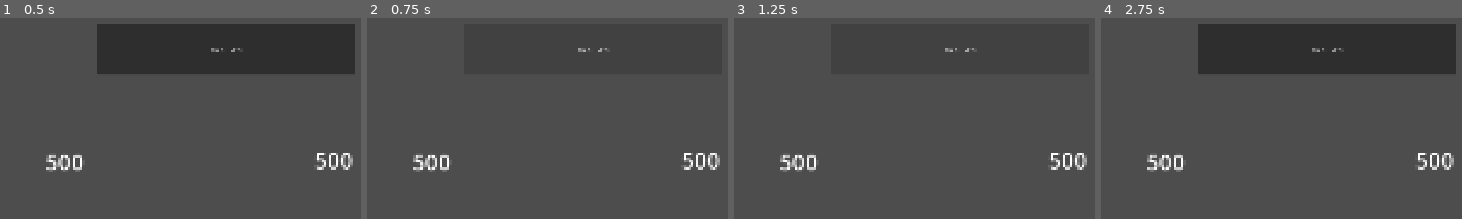
Above: before the commit, frames 1-4 (left to right).
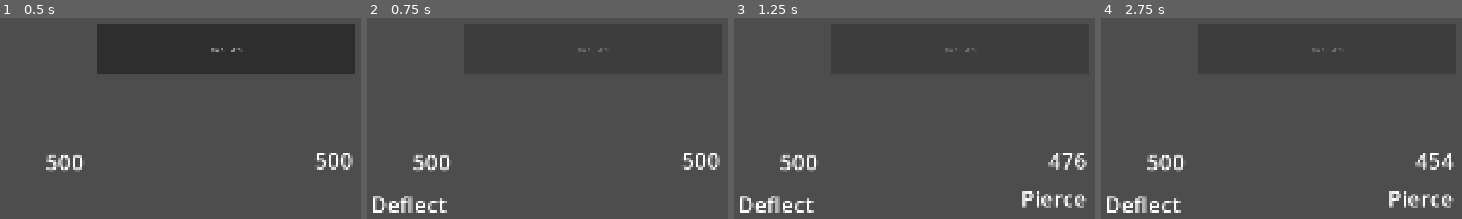
Above: after the commit, the same moments.

Repository: AztecGameLab/LongTermGame10
Game: Godot game, scene res://workspaces/Idan/Idan-main.tscn
The game is run twice, just before and just after one commit, with the same random seed, the same clock (stepped at 60 frames per second) and the same inputs. This scene is started directly instead of the project's main scene.
Inputs (mouse positions are in pixels of both pictures, inside the frame that each line leads up to):
- Up to frame 1 (0.5 s): no input
- Up to frame 2 (0.75 s): click "Run Turn" at 0.5 s
- Up to frame 3 (1.25 s): no input
- Up to frame 4 (2.75 s): tap Enter at 1.25 s; move the mouse to (outside the picture) at 1.27 s; hold D 1.28-2 s; tap Z at 1.35 s; click (outside the picture) at 1.42 s; tap Space at 2 s; drag from (1198, 218) to (outside the picture) at 2.02 s

Frame 1 is identical in both runs. In frame 2, 1.0% of the frame differs, in the area x 1-67%, y 14-98%; in frame 3, 2.2%, in the area x 1-98%, y 14-98%; in frame 4, 2.1%.

Commit message:
Fix issue with deflect (#10)
Fix some bugs relating to the `deflect` ability and status effect.

Diff:
--- a/resources/status_effects/deflect.tres
+++ b/resources/status_effects/deflect.tres
@@ -5,41 +5,42 @@
 [ext_resource type="Script" uid="uid://d0uvf6jnorxpw" path="res://scripts/status_effects/status_effect_trigger.gd" id="3_o1wbo"]
 [ext_resource type="Script" uid="uid://da04mqqqleenk" path="res://scripts/ability/action/damage_taken_based_attack_action.gd" id="4_rp0ri"]
 
-[sub_resource type="Resource" id="Resource_8r6gs"]
+[sub_resource type="Resource" id="Resource_ppiix"]
 script = ExtResource("1_8r6gs")
 modifier_field = 1
 modifier_type = 1
-modifier_amount = -0.009999999999990905
-metadata/_graph_x = 754.5
-metadata/_graph_y = 279.5
-metadata/_graph_w = 536.0
-metadata/_graph_h = 202.0
+modifier_amount = -0.01
+metadata/_custom_type_script = "uid://w6h7oqtjl61k"
 
-[sub_resource type="Resource" id="Resource_o1wbo"]
+[sub_resource type="Resource" id="Resource_rp0ri"]
 script = ExtResource("4_rp0ri")
 override_target = true
 action_target = 2
-metadata/_graph_x = 1360.0
-metadata/_graph_y = 440.0
+metadata/_custom_type_script = "uid://da04mqqqleenk"
+metadata/_graph_x = 0.0
+metadata/_graph_y = 0.0
 metadata/_graph_w = 527.0
 metadata/_graph_h = 244.0
 
-[sub_resource type="Resource" id="Resource_ppiix"]
+[sub_resource type="Resource" id="Resource_o1wbo"]
 script = ExtResource("3_o1wbo")
 trigger_type = 2
-action = SubResource("Resource_o1wbo")
-metadata/_graph_x = 816.5
-metadata/_graph_y = 594.5
+action = SubResource("Resource_rp0ri")
+metadata/_custom_type_script = "uid://d0uvf6jnorxpw"
+metadata/_graph_x = 0.0
+metadata/_graph_y = 0.0
 metadata/_graph_w = 378.0
 metadata/_graph_h = 148.0
 
 [resource]
 script = ExtResource("2_rp0ri")
-duration_turns = 1
+base_modifiers = Array[ExtResource("1_8r6gs")]([SubResource("Resource_ppiix")])
+triggers = Array[ExtResource("3_o1wbo")]([SubResource("Resource_o1wbo")])
+duration_turns = 2
 name = "deflect"
 effect_type = 0
 metadata/_custom_type_script = "uid://bfrfeh04xxg16"
-metadata/_graph_x = 80.0
+metadata/_graph_x = 60.0
 metadata/_graph_y = 180.0
 metadata/_graph_w = 422.0
-metadata/_graph_h = 562.0
+metadata/_graph_h = 616.0
--- a/resources/status_effects/heal_over_time.tres
+++ b/resources/status_effects/heal_over_time.tres
@@ -5,16 +5,6 @@
 [ext_resource type="Script" uid="uid://c2ci25gmhnb4w" path="res://scripts/status_effects/status_effect_stack.gd" id="2_nrql3"]
 [ext_resource type="Script" uid="uid://d0uvf6jnorxpw" path="res://scripts/status_effects/status_effect_trigger.gd" id="3_a7ryv"]
 [ext_resource type="Script" uid="uid://c84i4tkx4t6au" path="res://scripts/ability/action/heal_action.gd" id="5_80fsd"]
-
-[sub_resource type="Resource" id="Resource_mh6xj"]
-script = ExtResource("1_0yoec")
-modifier_field = 4
-modifier_type = 1
-modifier_amount = 0.10000000000002274
-metadata/_graph_x = 800.0
-metadata/_graph_y = 40.0
-metadata/_graph_w = 357.0
-metadata/_graph_h = 144.0
 
 [sub_resource type="Resource" id="Resource_nr16a"]
 script = ExtResource("5_80fsd")
--- a/scripts/ability/action/abstracts/target_action.gd
+++ b/scripts/ability/action/abstracts/target_action.gd
@@ -14,9 +14,21 @@
 func resolve_targets(context: ActionContext) -> Array[BattleCharacter]:
 	if not override_target:
 		return [context.target]
-	return BattleManager.get_targets(
-		context.source,
-		context.battle.get_allies(context.source),
-		context.battle.get_enemies(context.source),
-		action_target
-	)
+	if context.source != null:
+		return BattleManager.get_targets(
+			context.source,
+			context.battle.get_allies(context.source),
+			context.battle.get_enemies(context.source),
+			action_target
+		)
+	else:
+		# FIXME: I'm not sure what the actual best thing to do here.
+		#
+		# This makes it so that status effect actions pick the target from the perspective
+		# of the attached character, which makes them work for what we need.
+		return BattleManager.get_targets(
+			context.target,
+			context.battle.player_team,
+			context.battle.boss_team,
+			action_target
+		)
--- a/scripts/ability/action/damage_taken_based_attack_action.gd
+++ b/scripts/ability/action/damage_taken_based_attack_action.gd
@@ -7,7 +7,7 @@
 
 func run(context: ActionContext) -> void:
 	# Retrieve the container from the context
-	var container = context.status_container
+	var container = context.container
 
 	# Verify the container exists and has the expected damage key
 	if not container or not container.custom_state.has(DamageTakenBasedStatusEffect.DAMAGE_KEY):
--- a/scripts/battle_logic/battle_character.gd
+++ b/scripts/battle_logic/battle_character.gd
@@ -184,7 +184,7 @@
 
 func on_attacked(attackContext: AttackContext):
 	for instance in _status_effects:
-		instance.on_attacked(attackContext)
+		await instance.on_attacked(attackContext)
 
 # --- Internals ---
 
--- a/scripts/battle_logic/battle_manager.gd
+++ b/scripts/battle_logic/battle_manager.gd
@@ -44,7 +44,7 @@
 		BaseAbility.TargetType.ALL_TEAMMATES_EXCLUDE_SELF:
 			targets = source_team.filter(func(teammate): return teammate != source)
 		BaseAbility.TargetType.ATTACKER:
-			if source.last_attacker and source.last_attacker.alive:
+			if source and source.last_attacker and source.last_attacker.alive:
 				targets = [source.last_attacker]
 		BaseAbility.TargetType.ENEMY:
 			var alive_enemies := target_team.filter(func(enemy): return enemy.alive)
--- a/scripts/status_effects/base_status_effect.gd
+++ b/scripts/status_effects/base_status_effect.gd
@@ -36,8 +36,8 @@
 
 ## Called when the attached character is succesfully targeted by an attack.
 ## By default, it runs any associated ON_ATTACKED triggers.
-func on_attacked(context: AttackContext, container: StatusEffectContainer) -> void:
-	run_triggers(StatusEffectTrigger.Type.ON_ATTACKED, container)
+func on_attacked(_context: AttackContext, container: StatusEffectContainer) -> void:
+	await run_triggers(StatusEffectTrigger.Type.ON_ATTACKED, container)
 
 ## Called when the attached character takes damage.
 func on_damage_received(_context: AttackContext, _container: StatusEffectContainer) -> void:
--- a/scripts/status_effects/status_effect_container.gd
+++ b/scripts/status_effects/status_effect_container.gd
@@ -29,7 +29,7 @@
 	return effect.run_triggers(trigger, self)
 
 func on_attacked(context: AttackContext) -> void:
-	effect.on_attacked(context, self)
+	await effect.on_attacked(context, self)
 
 func on_damage_received(context: AttackContext) -> void:
 	effect.on_damage_received(context, self)
--- a/workspaces/Idan/Idan-main.tscn
+++ b/workspaces/Idan/Idan-main.tscn
@@ -1,24 +1,23 @@
-[gd_scene format=3 uid="uid://jwahfpfk5nnw"]
+[gd_scene format=3 uid="uid://du7edb51scryp"]
 
 [ext_resource type="Script" uid="uid://cbi33r5foad57" path="res://scripts/battle_logic/battle_manager.gd" id="1_ajnnf"]
 [ext_resource type="Script" uid="uid://c2dcuh7wij0sh" path="res://scripts/battle_logic/battle_character.gd" id="2_uoasj"]
 [ext_resource type="Script" uid="uid://d1o5abfusku1j" path="res://scripts/ability/base_ability.gd" id="3_63muo"]
+[ext_resource type="Resource" uid="uid://bpbnmjs6onsjr" path="res://resources/abilities/fortune/deflect/deflect_4.tres" id="4_qkabn"]
 [ext_resource type="Resource" uid="uid://c71y0pm2tt1g" path="res://resources/abilities/fortune/pierce/pierce_1.tres" id="4_u2gqj"]
-[ext_resource type="Resource" uid="uid://b6mlqpxywhb6g" path="res://resources/abilities/umi/heal.tres" id="5_0jrru"]
-[ext_resource type="Resource" uid="uid://bnv8ckim477pc" path="res://resources/abilities/fortune/strength.tres" id="6_bejjq"]
-[ext_resource type="Resource" uid="uid://y06qhqwsm5s3" path="res://resources/abilities/umi/burn.tres" id="7_6d5qe"]
 [ext_resource type="Script" uid="uid://doviul66xwvvb" path="res://workspaces/artemis/health_label.gd" id="8_ig0dn"]
 [ext_resource type="Script" uid="uid://b1qn3ek7b7ps4" path="res://workspaces/artemis/turn_label.gd" id="9_rgqam"]
-[ext_resource type="Resource" uid="uid://sg2oek573oja" path="res://resources/abilities/fortune/bleed.tres" id="10_qo8ax"]
 
-[node name="Node2D" type="Node2D" unique_id=217755439]
+[node name="Node2D" type="Node2D" unique_id=217755439 node_paths=PackedStringArray("player_team", "boss_team")]
 script = ExtResource("1_ajnnf")
+player_team = [NodePath("Player")]
+boss_team = [NodePath("Boss")]
 
 [node name="Player" type="Node2D" parent="." unique_id=1941574995]
 position = Vector2(561, 471)
 script = ExtResource("2_uoasj")
 max_health = 500
-abilities = Array[ExtResource("3_63muo")]([ExtResource("4_u2gqj"), ExtResource("4_u2gqj"), ExtResource("4_u2gqj"), ExtResource("5_0jrru"), ExtResource("6_bejjq"), ExtResource("7_6d5qe")])
+abilities = Array[ExtResource("3_63muo")]([ExtResource("4_qkabn")])
 metadata/_custom_type_script = "uid://c2dcuh7wij0sh"
 
 [node name="Health" type="Label" parent="Player" unique_id=1181677918]
@@ -41,7 +40,7 @@
 position = Vector2(1240, 456)
 script = ExtResource("2_uoasj")
 max_health = 500
-abilities = Array[ExtResource("3_63muo")]([ExtResource("5_0jrru"), ExtResource("10_qo8ax")])
+abilities = Array[ExtResource("3_63muo")]([ExtResource("4_u2gqj")])
 metadata/_custom_type_script = "uid://c2dcuh7wij0sh"
 
 [node name="Health" type="Label" parent="Boss" unique_id=2042712014]
